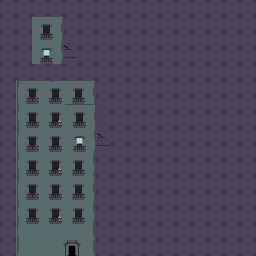
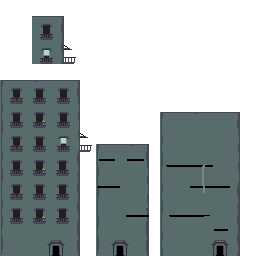
Layer changes from the first 256x256 image to the second:
added group "Group 14" with 2 layers in group "Group 12" over left=0, top=0, right=256, bottom=256
renamed "Apt" to "Outside Apt (PAST)", moved it into group "Group 14", painted on it over left=0, top=0, right=256, bottom=256
hid "Size Grid" over left=0, top=0, right=256, bottom=256
hid "Solid" over left=0, top=0, right=256, bottom=256
